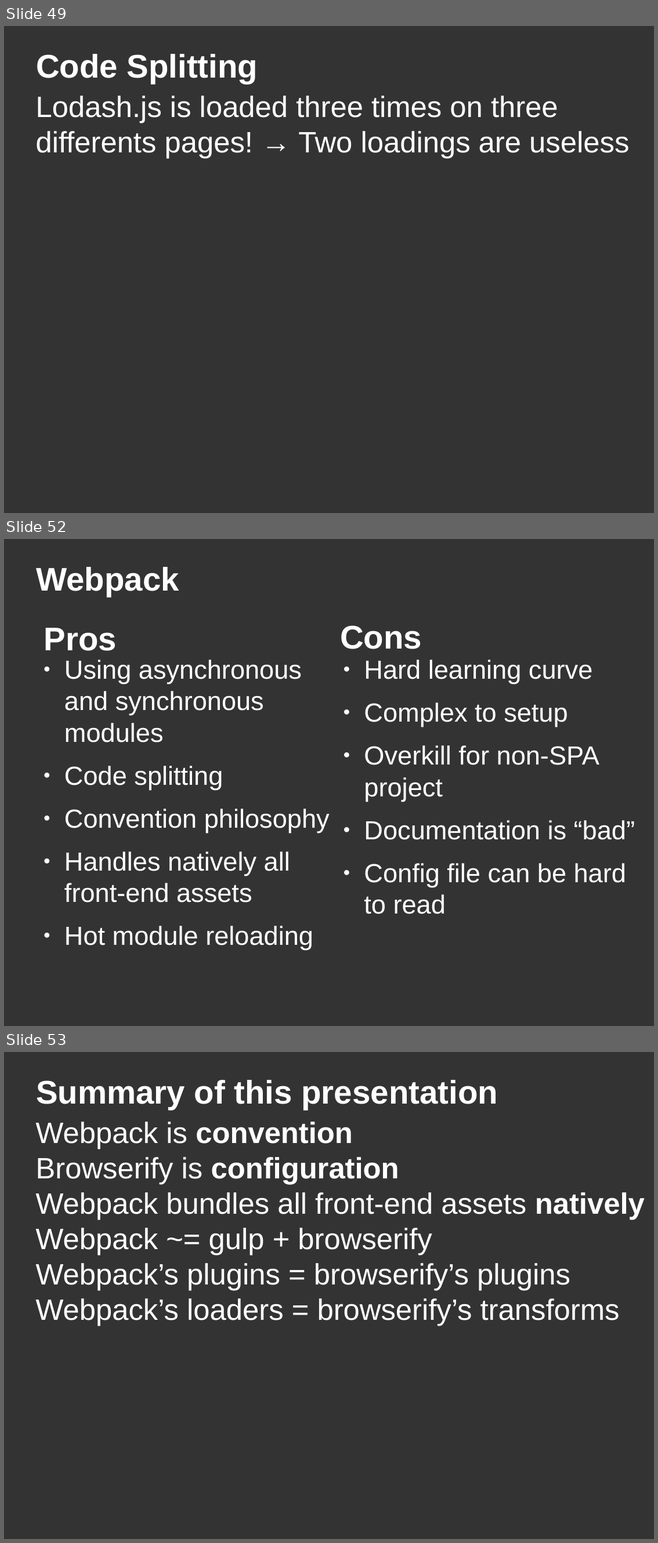
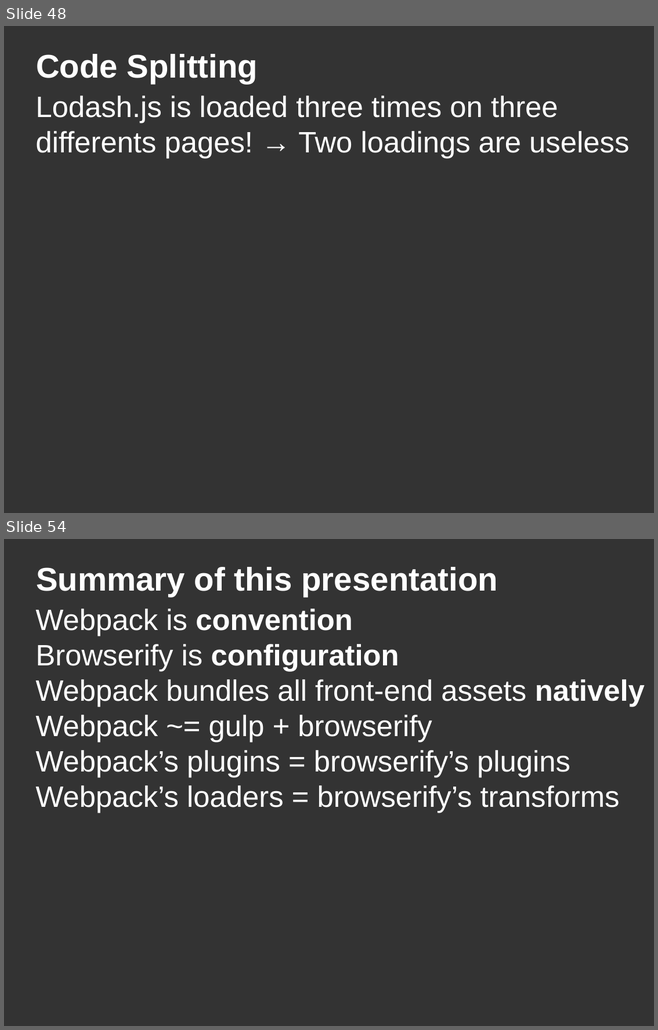
Before and after one commit to DanYellow/misc-tests, a slide deck: webpack-presentation-examples/webpack-presentation.odp. Shown one above the other, each under a label of ours: slides 49, 52 and 53 before the commit, slides 48 and 54 after it; the slides between them are not shown. The pictures are 658x1543 and 658x1030 pixels, drawn with LibreOffice and Linux fonts; fonts in the diff are those of the drawing. Boxes give left, top, right and bottom in pixels: in the first picture for what was removed or moved away, otherwise in the second. Text is boxed around its words. In the diff, an @@ line names an element or a change of style, - is before the commit and + after.

```diff
--- a/webpack-presentation-examples/webpack-presentation.odp
+++ b/webpack-presentation-examples/webpack-presentation.odp
@@ slide 52 removed at (4,539,654,1026), background #333333 @@
@@ title removed at (36,567,179,597) @@
-Webpack
@@ title removed at (340,625,422,649) @@
-Cons
@@ title removed at (44,628,117,651) @@
-Pros
@@ text removed at (64,660,329,950) @@
-● Using asynchronous and synchronous modules
-● Code splitting
-● Convention philosophy
-● Handles natively all front-end assets
-● Hot module reloading
@@ text removed at (364,660,634,914) @@
-● Hard learning curve
-● Complex to setup
-● Overkill for non-SPA project
-● Documentation is “bad”
-● Config file can be hard to read
@@ what was slide 49 is now slide 48 @@
@@ what was slide 53 is now slide 54 @@
```
Also in this commit, not shown: 5 slides changed, 2 slides added, 19 other files.
